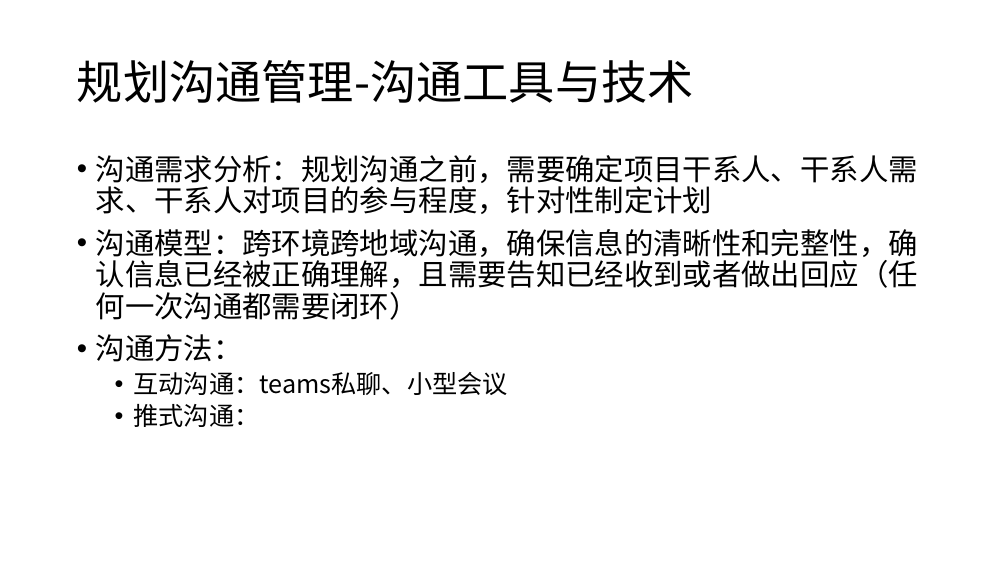
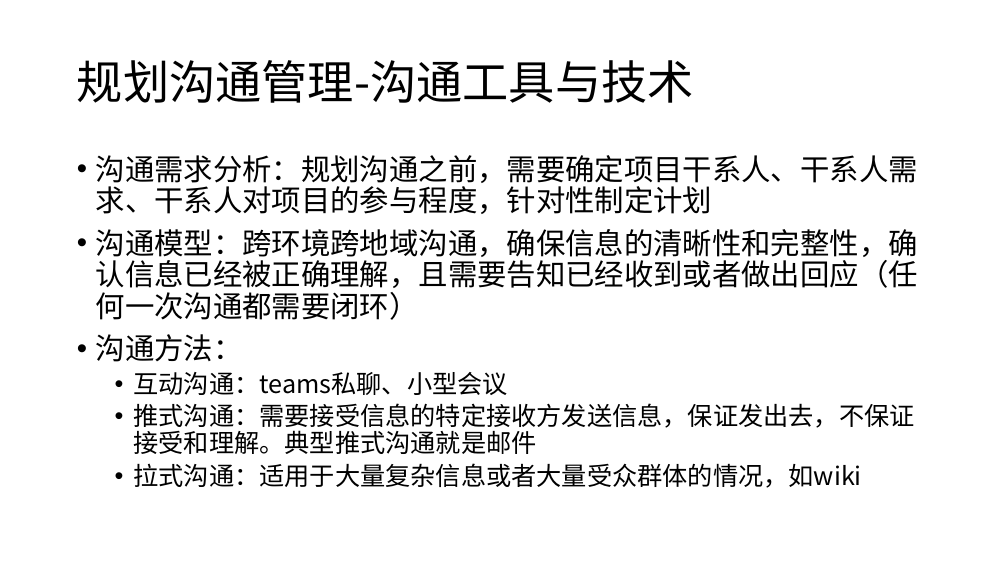
Before and after one commit to myverse/hazelcast-learn, a slide deck: slide 15 of 项目管理-session one.pptx. Drawn at 1008x567 pixels with LibreOffice and Linux fonts; fonts in the diff are those of the drawing. Boxes give left, top, right and bottom in pixels: in the first picture for what was removed or moved away, otherwise in the second. Text is boxed around its words. In the diff, an @@ line names an element or a change of style, - is before the commit and + after.

```diff
--- a/项目管理-session one.pptx
+++ b/项目管理-session one.pptx
@@ text at bbox=[134, 403, 915, 488]: text changed @@
-  • 推式沟通：
+  • 推式沟通：需要接受信息的特定接收方发送信息，保证发出去，不保证接受和理解。典型推式沟通就是邮件
+  • 拉式沟通：适用于大量复杂信息或者大量受众群体的情况，如wiki
```
